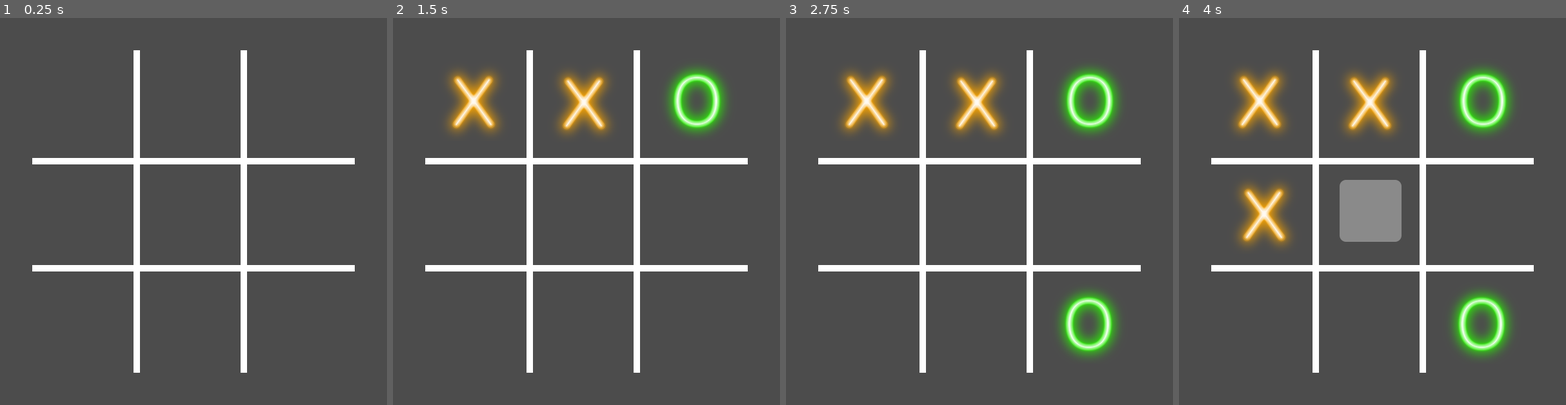
Above: before the commit, frames 1-4 (left to right).
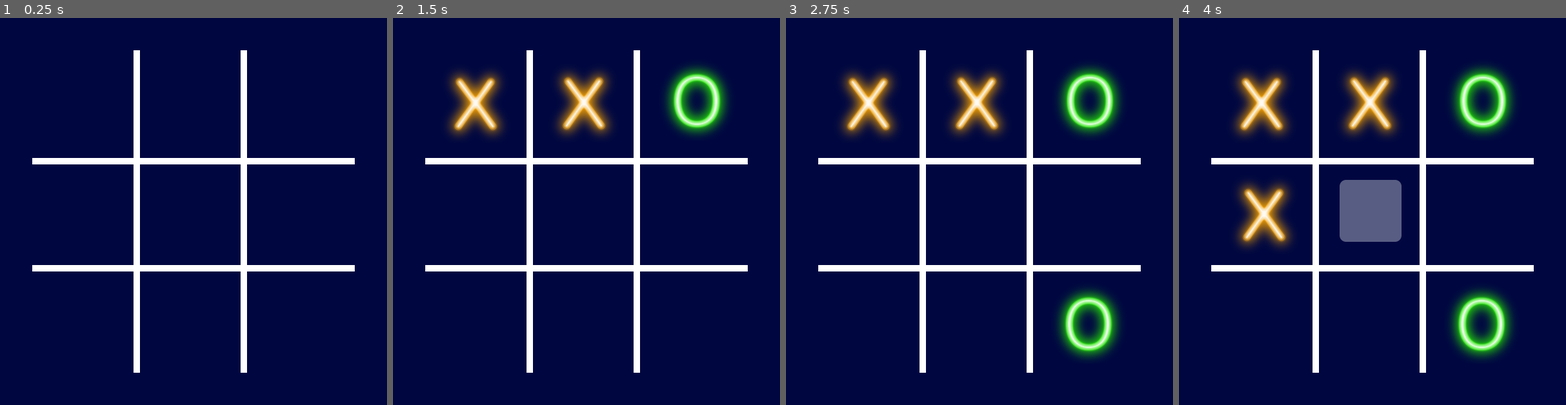
Above: after the commit, the same moments.

Repository: bitbionic/tic-tac-toe-gd3
Game: Godot game, scene res://Main.tscn
The game is run twice, just before and just after one commit, with the same random seed, the same clock (stepped at 60 frames per second) and the same inputs.
Inputs (mouse positions are in pixels of both pictures, inside the frame that each line leads up to; where the layout moved, square brackets give the same spot in the first picture):
- Up to frame 1 (0.25 s): no input
- Up to frame 2 (1.5 s): click (474, 103) [470, 99] at 0.5 s; click (582, 103) at 1.25 s
- Up to frame 3 (2.75 s): click (1087, 99) at 2 s
- Up to frame 4 (4 s): click (1264, 211) at 2.75 s; click (1372, 211) at 3.5 s

The runs differ from the first frame. In frame 1, 95% of the frame differs, in the area x 0-100%, y 0-100%; in frame 2, 93%; in frame 3, 92%; in frame 4, 92%.

Commit message:
Made updates after Godot 3.1 release

Diff:
--- a/Main.gd
+++ b/Main.gd
@@ -1,11 +1,15 @@
 extends Control
 
-onready var board = [ 	[$Container/TicTacButton1, $Container/TicTacButton2, $Container/TicTacButton3],
-						[$Container/TicTacButton4, $Container/TicTacButton5, $Container/TicTacButton6],
-						[$Container/TicTacButton7, $Container/TicTacButton8, $Container/TicTacButton9], ]
+onready var board = [ [$TicTacButton1, $TicTacButton2, $TicTacButton3],
+					  [$TicTacButton4, $TicTacButton5, $TicTacButton6],
+					  [$TicTacButton7, $TicTacButton8, $TicTacButton9],
+					]
 
 onready var winDialog = $WinDialog
 
+# We use these player values for two purposes
+# To distiguish the "activePlayer", and to make
+# scoring easy.
 const X = 1
 const O = 10
 
@@ -14,17 +18,19 @@
 var winner = false
 
 func _ready():
+	# Setup our playing board
 	for row in board:
 		for btn in row:
 			btn.connect( "custom_pressed", self, "onTicTacBtnPressed" )
 
+	# Setup our dialog box
 	var cancelBtn = winDialog.get_cancel()
 	cancelBtn.set_text("Quit")
 	cancelBtn.connect("pressed", self, "onQuit")
 	winDialog.get_ok().set_text("Play Again!")
-#	winDialog.show()
 
 func clearBoard():
+	# Resets the game for a new round
 	currentRound = 0
 	winner = false
 	activePlayer = X
@@ -34,6 +40,13 @@
 			btn.reset()
 
 func placeMark( row, col, player ):
+	# This function places a mark on the board - by placing
+	# a mark we are setting the value of that button to
+	# the player values assigned at the beginning of this
+	# script.
+
+	# Note after setting the board value, we swap the
+	# active player.
 	if player == X:
 		board[row][col].setX(X)
 		activePlayer = O
@@ -41,15 +54,23 @@
 		board[row][col].setO(O)
 		activePlayer = X
 
+	# After setting the values we increase the round number
+	# to the next turn.
 	currentRound += 1
 
+	# Now we check for win conditions.
 	checkWin()
 
+	# If no win then there are two more conditions -
+	#  1 - we're out of turns,
+	#  2 - it's the next player turn
 	if currentRound == 9:
-		winDialog.window_title = "Draw!!"
-		winDialog.dialog_text = "The game was a draw!"
-		winDialog.show()
+		showWinDialog("Draw!!", "The game was a draw!")
+
 	elif activePlayer == O and not winner:
+		# We use the tween to "fake" the computer thinking. I probably
+		# could have used a timer instead, but the interpolate_callback
+		# method makes it simple to provide a callback to the AI.
 		$Tween.interpolate_callback( self, 0.5 + randf(), "aiPicPoint" )
 		$Tween.start()
 
@@ -85,12 +106,21 @@
 	return sum
 
 func showWinDialog( title, text ):
+	# A simple helper method to display the dialog along with whatever
+	# text and title supplied by the calling function
 	winner = true
 	winDialog.window_title = title
 	winDialog.dialog_text = text
 	winDialog.show()
 
 func checkWin():
+	# Checks the possible win states of the game
+	# NOTE: Since we setup the player values as
+	#       1 for player X and 10 for player O
+	#       we can check the sum along the rows
+	#       and diagonals. A sum of 3 means player X
+	#       owns it while a sum of 30 means player O
+	#       owns it.
 	var row = 0
 	var col = 0
 	var d1 = 0
@@ -133,21 +163,29 @@
 
 
 func aiFillRow( row ):
+	# AI tries to fill the supplied row with the first available
+	# open button.
 	for column in range(3):
 		if board[ row ][ column ].value == 0:
 			placeMark( row, column, activePlayer )
 
 func aiFillCol( col ):
+	# AI tries to fill the supplied column with the first available
+	# open button.
 	for row in range(3):
 		if board[ row ][ col ].value == 0:
 			placeMark( row, col, activePlayer )
 
 func aiFillDiag_1():
+	# AI tries to fill the supplied diagonal with the first available
+	# open button.
 	for idx in range(3):
 		if board[idx][idx].value == 0:
 			placeMark( idx, idx, activePlayer )
 
 func aiFillDiag_2():
+	# AI tries to fill the supplied diagonal with the first available
+	# open button.
 	for idx in range(3):
 		if board[idx][2-idx].value == 0:
 			placeMark( idx, 2-idx, activePlayer )
@@ -176,6 +214,10 @@
 	return false
 
 func aiBlock():
+	# Because of the way we setup the scoring, with the Player X having
+	# a value of one (1) .. We know that if a row has the sum of 2, then
+	# the player has 2 positions filled and 1 position open for the win.
+	# In this case, the computer wants to block that position.
 	for idx in range(3):
 		if sumRow( idx ) == 2:
 			# Need to block
@@ -191,7 +233,7 @@
 		aiFillDiag_2()
 		return true
 
-	false
+	return false
 
 func aiPicPoint():
 	# Checks for obvious win
--- a/Main.tscn
+++ b/Main.tscn
@@ -3,240 +3,127 @@
 [ext_resource path="res://Main.gd" type="Script" id=1]
 [ext_resource path="res://TicTacButton.tscn" type="PackedScene" id=2]
 
-[node name="Main" type="Control" index="0"]
-
-anchor_left = 0.0
-anchor_top = 0.0
-anchor_right = 0.0
-anchor_bottom = 0.0
+[node name="Main" type="Control"]
 margin_right = 600.0
 margin_bottom = 600.0
-rect_pivot_offset = Vector2( 0, 0 )
-rect_clip_content = false
-mouse_filter = 0
-mouse_default_cursor_shape = 0
-size_flags_horizontal = 1
-size_flags_vertical = 1
 script = ExtResource( 1 )
 
-[node name="Container" type="Container" parent="." index="0"]
+[node name="TopHorizontal" type="ColorRect" parent="."]
+margin_left = 50.0
+margin_top = 216.65
+margin_right = 550.0
+margin_bottom = 226.65
 
-editor/display_folded = true
-anchor_left = 0.0
-anchor_top = 0.0
-anchor_right = 0.0
-anchor_bottom = 0.0
+[node name="BottomHorizontal" type="ColorRect" parent="."]
 margin_left = 50.0
+margin_top = 383.0
+margin_right = 550.0
+margin_bottom = 393.0
+
+[node name="LeftVertical" type="ColorRect" parent="."]
+margin_left = 216.65
 margin_top = 50.0
-margin_right = 550.0
-margin_bottom = 550.0
-rect_pivot_offset = Vector2( 0, 0 )
-rect_clip_content = false
-mouse_filter = 0
-mouse_default_cursor_shape = 0
-size_flags_horizontal = 1
-size_flags_vertical = 1
+margin_right = 716.65
+margin_bottom = 60.0
+rect_rotation = 90.0
 
-[node name="TopHorizontal" type="ColorRect" parent="Container" index="0"]
+[node name="RightVertical" type="ColorRect" parent="."]
+margin_left = 383.3
+margin_top = 50.0
+margin_right = 883.3
+margin_bottom = 60.0
+rect_rotation = 90.0
 
-anchor_left = 0.0
-anchor_top = 0.0
-anchor_right = 0.0
-anchor_bottom = 0.0
-margin_top = 166.65
-margin_right = 500.0
-margin_bottom = 176.65
-rect_pivot_offset = Vector2( 0, 0 )
-rect_clip_content = false
-mouse_filter = 0
-mouse_default_cursor_shape = 0
-size_flags_horizontal = 1
-size_flags_vertical = 1
-color = Color( 1, 1, 1, 1 )
-
-[node name="BottomHorizontal" type="ColorRect" parent="Container" index="1"]
-
-anchor_left = 0.0
-anchor_top = 0.0
-anchor_right = 0.0
-anchor_bottom = 0.0
-margin_top = 333.0
-margin_right = 500.0
-margin_bottom = 343.0
-rect_pivot_offset = Vector2( 0, 0 )
-rect_clip_content = false
-mouse_filter = 0
-mouse_default_cursor_shape = 0
-size_flags_horizontal = 1
-size_flags_vertical = 1
-color = Color( 1, 1, 1, 1 )
-
-[node name="LeftVertical" type="ColorRect" parent="Container" index="2"]
-
-anchor_left = 0.0
-anchor_top = 0.0
-anchor_right = 0.0
-anchor_bottom = 0.0
-margin_left = 166.65
-margin_right = 666.65
-margin_bottom = 10.0
-rect_rotation = 90.0
-rect_pivot_offset = Vector2( 0, 0 )
-rect_clip_content = false
-mouse_filter = 0
-mouse_default_cursor_shape = 0
-size_flags_horizontal = 1
-size_flags_vertical = 1
-color = Color( 1, 1, 1, 1 )
-
-[node name="RightVertical" type="ColorRect" parent="Container" index="3"]
-
-anchor_left = 0.0
-anchor_top = 0.0
-anchor_right = 0.0
-anchor_bottom = 0.0
-margin_left = 333.3
-margin_right = 833.3
-margin_bottom = 10.0
-rect_rotation = 90.0
-rect_pivot_offset = Vector2( 0, 0 )
-rect_clip_content = false
-mouse_filter = 0
-mouse_default_cursor_shape = 0
-size_flags_horizontal = 1
-size_flags_vertical = 1
-color = Color( 1, 1, 1, 1 )
-
-[node name="TicTacButton1" parent="Container" index="4" instance=ExtResource( 2 )]
-
-margin_left = 9.0
-margin_top = 13.0
-margin_right = 137.0
-margin_bottom = 141.0
-focus_mode = 2
-mouse_default_cursor_shape = 0
+[node name="TicTacButton1" parent="." instance=ExtResource( 2 )]
+margin_left = 62.1579
+margin_top = 66.1579
+margin_right = 190.158
+margin_bottom = 194.158
+texture_hover = null
 row = 0
 col = 0
 
-[node name="TicTacButton2" parent="Container" index="5" instance=ExtResource( 2 )]
-
-margin_left = 180.0
-margin_top = 15.0
-margin_right = 308.0
-margin_bottom = 143.0
-focus_mode = 2
-mouse_default_cursor_shape = 0
+[node name="TicTacButton2" parent="." instance=ExtResource( 2 )]
+margin_left = 230.0
+margin_top = 65.0
+margin_right = 358.0
+margin_bottom = 193.0
+texture_hover = null
 row = 0
 col = 1
 
-[node name="TicTacButton3" parent="Container" index="6" instance=ExtResource( 2 )]
-
-margin_left = 355.0
-margin_top = 12.0
-margin_right = 483.0
-margin_bottom = 140.0
-focus_mode = 2
-mouse_default_cursor_shape = 0
+[node name="TicTacButton3" parent="." instance=ExtResource( 2 )]
+margin_left = 405.0
+margin_top = 62.0
+margin_right = 533.0
+margin_bottom = 190.0
+texture_hover = null
 row = 0
 col = 2
 
-[node name="TicTacButton4" parent="Container" index="7" instance=ExtResource( 2 )]
-
-margin_left = 16.0
-margin_top = 188.0
-margin_right = 144.0
-margin_bottom = 316.0
-focus_mode = 2
-mouse_default_cursor_shape = 0
+[node name="TicTacButton4" parent="." instance=ExtResource( 2 )]
+margin_left = 66.0
+margin_top = 238.0
+margin_right = 194.0
+margin_bottom = 366.0
+texture_hover = null
 row = 1
 col = 0
 
-[node name="TicTacButton5" parent="Container" index="8" instance=ExtResource( 2 )]
-
-margin_left = 183.0
-margin_top = 186.0
-margin_right = 311.0
-margin_bottom = 314.0
-focus_mode = 2
-mouse_default_cursor_shape = 0
+[node name="TicTacButton5" parent="." instance=ExtResource( 2 )]
+margin_left = 233.0
+margin_top = 236.0
+margin_right = 361.0
+margin_bottom = 364.0
+texture_hover = null
 row = 1
 col = 1
 
-[node name="TicTacButton6" parent="Container" index="9" instance=ExtResource( 2 )]
-
-margin_left = 350.0
-margin_top = 186.0
-margin_right = 478.0
-margin_bottom = 314.0
-focus_mode = 2
-mouse_default_cursor_shape = 0
+[node name="TicTacButton6" parent="." instance=ExtResource( 2 )]
+margin_left = 400.0
+margin_top = 236.0
+margin_right = 528.0
+margin_bottom = 364.0
+texture_hover = null
 row = 1
 col = 2
 
-[node name="TicTacButton7" parent="Container" index="10" instance=ExtResource( 2 )]
-
-margin_left = 12.0
-margin_top = 358.0
-margin_right = 140.0
-margin_bottom = 486.0
-focus_mode = 2
-mouse_default_cursor_shape = 0
+[node name="TicTacButton7" parent="." instance=ExtResource( 2 )]
+margin_left = 62.0
+margin_top = 408.0
+margin_right = 190.0
+margin_bottom = 536.0
+texture_hover = null
 row = 2
 col = 0
 
-[node name="TicTacButton8" parent="Container" index="11" instance=ExtResource( 2 )]
-
-margin_left = 181.0
-margin_top = 355.0
-margin_right = 309.0
-margin_bottom = 483.0
-focus_mode = 2
-mouse_default_cursor_shape = 0
+[node name="TicTacButton8" parent="." instance=ExtResource( 2 )]
+margin_left = 231.0
+margin_top = 405.0
+margin_right = 359.0
+margin_bottom = 533.0
+texture_hover = null
 row = 2
 col = 1
 
-[node name="TicTacButton9" parent="Container" index="12" instance=ExtResource( 2 )]
-
-margin_left = 353.0
-margin_top = 358.0
-margin_right = 481.0
-margin_bottom = 486.0
-focus_mode = 2
-mouse_default_cursor_shape = 0
+[node name="TicTacButton9" parent="." instance=ExtResource( 2 )]
+margin_left = 403.0
+margin_top = 408.0
+margin_right = 531.0
+margin_bottom = 536.0
+texture_hover = null
 row = 2
 col = 2
 
-[node name="WinDialog" type="ConfirmationDialog" parent="." index="1"]
-
-visible = false
-anchor_left = 0.0
-anchor_top = 0.0
-anchor_right = 0.0
-anchor_bottom = 0.0
+[node name="WinDialog" type="ConfirmationDialog" parent="."]
 margin_left = 197.0
 margin_top = 243.0
 margin_right = 397.0
 margin_bottom = 313.0
-rect_min_size = Vector2( 200, 70 )
-rect_pivot_offset = Vector2( 0, 0 )
-rect_clip_content = false
-mouse_filter = 0
-mouse_default_cursor_shape = 0
-size_flags_horizontal = 1
-size_flags_vertical = 1
 popup_exclusive = true
 window_title = "Someone Won!"
-resizable = false
 dialog_text = "Someone Won!!!"
-dialog_hide_on_ok = true
 
-[node name="Tween" type="Tween" parent="." index="2"]
-
-repeat = false
-playback_process_mode = 1
-playback_speed = 1.0
-playback/active = false
-playback/repeat = false
-playback/speed = 1.0
+[node name="Tween" type="Tween" parent="."]
 
 [connection signal="confirmed" from="WinDialog" to="." method="onPlayAgain"]
--- a/TicTacButton.gd
+++ b/TicTacButton.gd
@@ -11,7 +11,7 @@
 signal custom_pressed(button)
 
 func _ready():
-	pass
+	reset()
 
 func setX( val=1 ):
 	value = val;
--- a/default_env.tres
+++ b/default_env.tres
@@ -1,100 +1,14 @@
 [gd_resource type="Environment" load_steps=2 format=2]
 
 [sub_resource type="ProceduralSky" id=1]
-
-radiance_size = 4
 sky_top_color = Color( 0.0470588, 0.454902, 0.976471, 1 )
 sky_horizon_color = Color( 0.556863, 0.823529, 0.909804, 1 )
 sky_curve = 0.25
-sky_energy = 1.0
 ground_bottom_color = Color( 0.101961, 0.145098, 0.188235, 1 )
 ground_horizon_color = Color( 0.482353, 0.788235, 0.952941, 1 )
 ground_curve = 0.01
-ground_energy = 1.0
-sun_color = Color( 1, 1, 1, 1 )
-sun_latitude = 35.0
-sun_longitude = 0.0
-sun_angle_min = 1.0
-sun_angle_max = 100.0
-sun_curve = 0.05
 sun_energy = 16.0
-texture_size = 2
 
 [resource]
-
 background_mode = 2
 background_sky = SubResource( 1 )
-background_sky_custom_fov = 0.0
-background_color = Color( 0, 0, 0, 1 )
-background_energy = 1.0
-background_canvas_max_layer = 0
-ambient_light_color = Color( 0, 0, 0, 1 )
-ambient_light_energy = 1.0
-ambient_light_sky_contribution = 1.0
-fog_enabled = false
-fog_color = Color( 0.5, 0.6, 0.7, 1 )
-fog_sun_color = Color( 1, 0.9, 0.7, 1 )
-fog_sun_amount = 0.0
-fog_depth_enabled = true
-fog_depth_begin = 10.0
-fog_depth_curve = 1.0
-fog_transmit_enabled = false
-fog_transmit_curve = 1.0
-fog_height_enabled = false
-fog_height_min = 0.0
-fog_height_max = 100.0
-fog_height_curve = 1.0
-tonemap_mode = 0
-tonemap_exposure = 1.0
-tonemap_white = 1.0
-auto_exposure_enabled = false
-auto_exposure_scale = 0.4
-auto_exposure_min_luma = 0.05
-auto_exposure_max_luma = 8.0
-auto_exposure_speed = 0.5
-ss_reflections_enabled = false
-ss_reflections_max_steps = 64
-ss_reflections_fade_in = 0.15
-ss_reflections_fade_out = 2.0
-ss_reflections_depth_tolerance = 0.2
-ss_reflections_roughness = true
-ssao_enabled = false
-ssao_radius = 1.0
-ssao_intensity = 1.0
-ssao_radius2 = 0.0
-ssao_intensity2 = 1.0
-ssao_bias = 0.01
-ssao_light_affect = 0.0
-ssao_color = Color( 0, 0, 0, 1 )
-ssao_quality = 0
-ssao_blur = 3
-ssao_edge_sharpness = 4.0
-dof_blur_far_enabled = false
-dof_blur_far_distance = 10.0
-dof_blur_far_transition = 5.0
-dof_blur_far_amount = 0.1
-dof_blur_far_quality = 1
-dof_blur_near_enabled = false
-dof_blur_near_distance = 2.0
-dof_blur_near_transition = 1.0
-dof_blur_near_amount = 0.1
-dof_blur_near_quality = 1
-glow_enabled = false
-glow_levels/1 = false
-glow_levels/2 = false
-glow_levels/3 = true
-glow_levels/4 = false
-glow_levels/5 = true
-glow_levels/6 = false
-glow_levels/7 = false
-glow_intensity = 0.8
-glow_strength = 1.0
-glow_bloom = 0.0
-glow_blend_mode = 2
-glow_hdr_threshold = 1.0
-glow_hdr_scale = 2.0
-glow_bicubic_upscale = false
-adjustment_enabled = false
-adjustment_brightness = 1.0
-adjustment_contrast = 1.0
-adjustment_saturation = 1.0
--- a/project.godot
+++ b/project.godot
@@ -6,7 +6,12 @@
 ;   [section] ; section goes between []
 ;   param=value ; assign values to parameters
 
-config_version=3
+config_version=4
+
+_global_script_classes=[  ]
+_global_script_class_icons={
+
+}
 
 [application]
 
@@ -25,4 +30,5 @@
 
 [rendering]
 
+environment/default_clear_color=Color( 0, 0.027451, 0.254902, 1 )
 environment/default_environment="res://default_env.tres"
Not shown, changed: Hover.png.import
Not shown, changed: OGlow.png.import
Not shown, changed: XGlow.png.import
Not shown, changed: export_presets.cfg
Not shown, changed: icon.png.import
